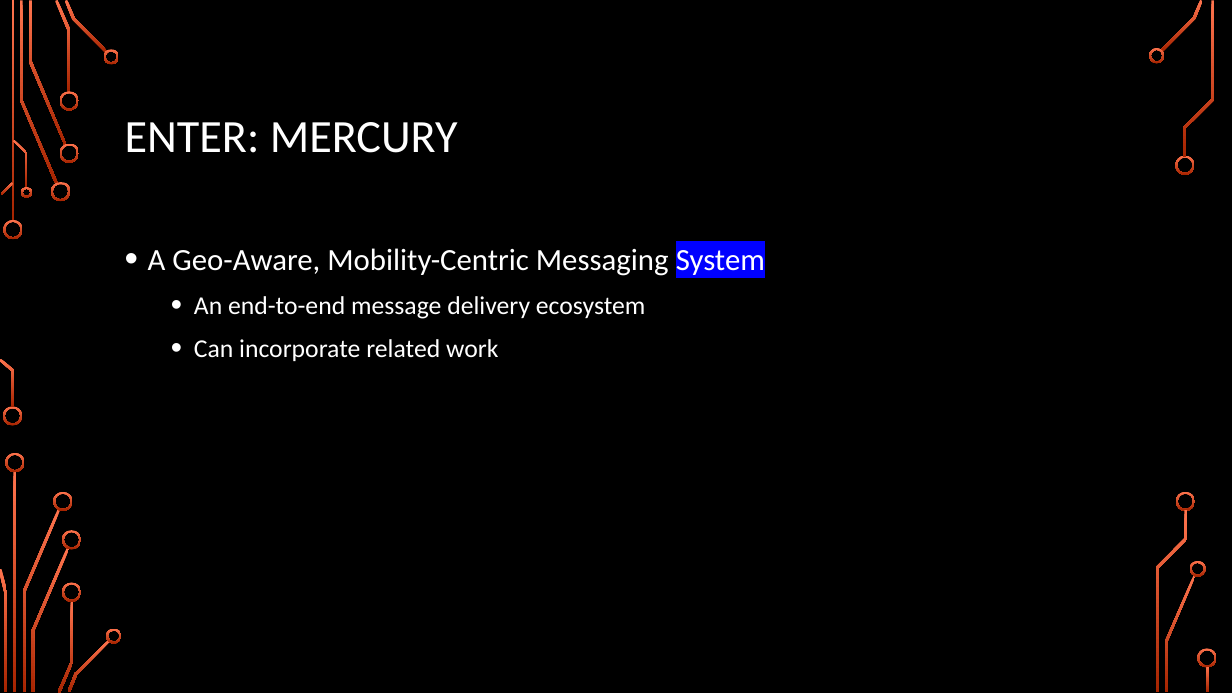
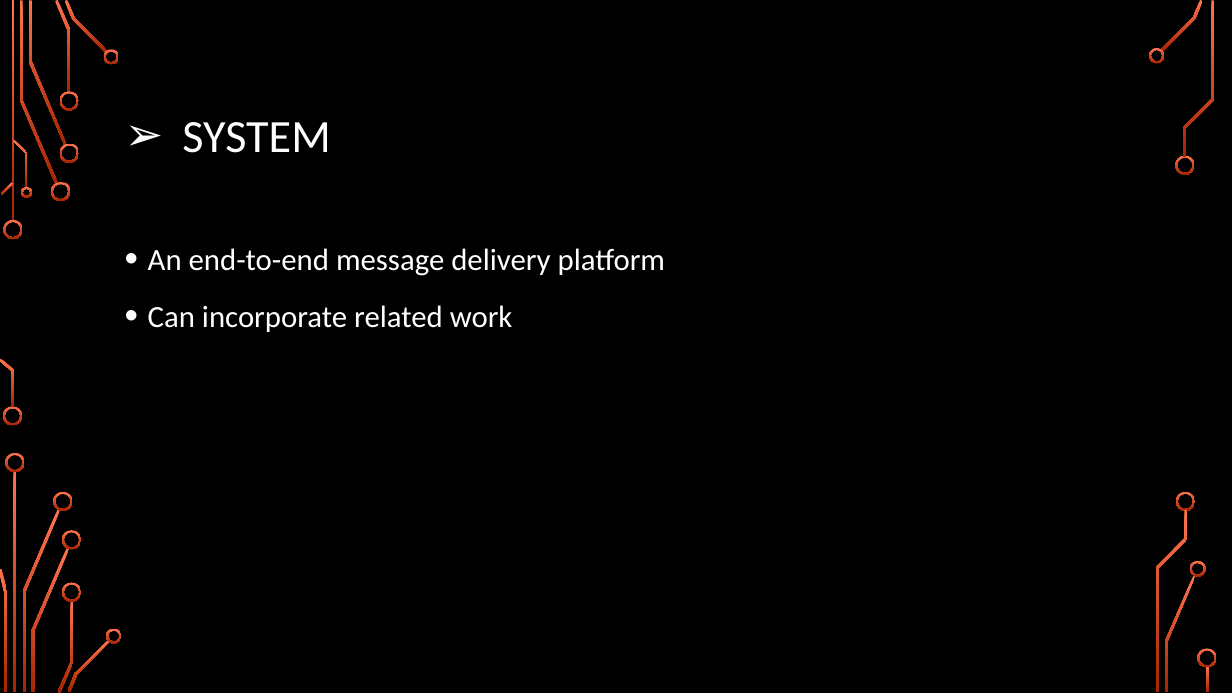
Before and after one commit to TejaKommineni/Mercury, a slide deck: slide 10 of presentation/Mercury-Part1.pptx (slide 11 before the commit). Drawn at 1232x693 pixels with LibreOffice and Linux fonts; fonts in the diff are those of the drawing; background and template pictures are left out. Boxes give left, top, right and bottom in pixels: in the first picture for what was removed or moved away, otherwise in the second. Text is boxed around its words. In the diff, an @@ line names an element or a change of style, - is before the commit and + after.

```diff
--- a/presentation/Mercury-Part1.pptx
+++ b/presentation/Mercury-Part1.pptx
@@ title at <box>182,122,330,153</box>: text changed @@
-ENTER: MERCURY
+➢ SYSTEM
@@ text at <box>148,248,665,276</box>: text changed @@
-• A Geo-Aware, Mobility-Centric Messaging System
-  • An end-to-end message delivery ecosystem
+• An end-to-end message delivery platform
@@ text at <box>148,305,513,332</box>: size 20 to 24 pt in "Can incorporate related work"; list level 2 to 1 in "Can incorporate related work" @@
```
Also in this commit, not shown: 10 other slides changed, 6 slides added, 4 slides removed.
